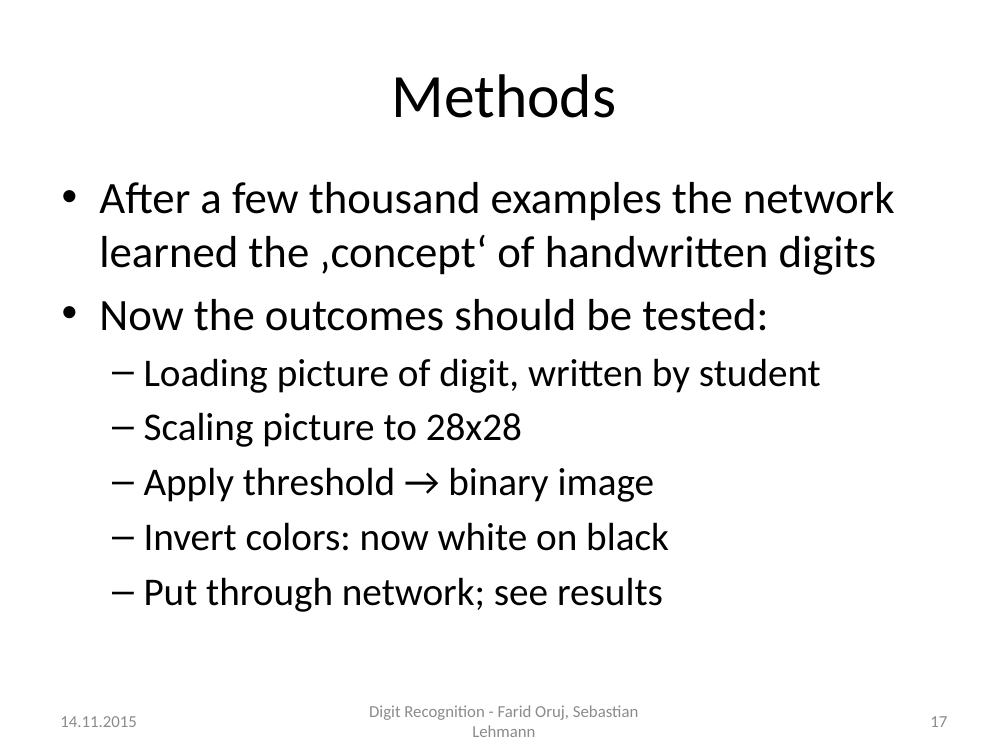
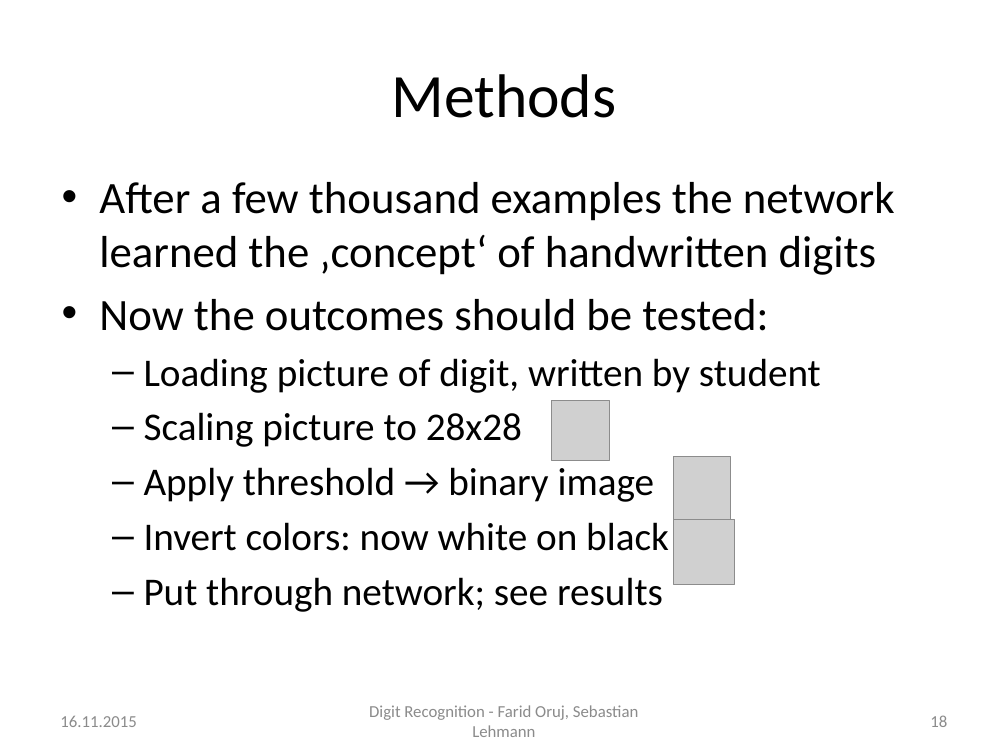
Before and after one commit to SebLeh/digit_recognition, a slide deck: slide 18 of presentation/code-presentation.pptx (slide 17 before the commit). Drawn at 1008x756 pixels with LibreOffice and Linux fonts; fonts in the diff are those of the drawing; grey boxes stand for pictures. Boxes give left, top, right and bottom in pixels: in the first picture for what was removed or moved away, otherwise in the second. Text is boxed around its words. In the diff, an @@ line names an element or a change of style, - is before the commit and + after.

```diff
--- a/presentation/code-presentation.pptx
+++ b/presentation/code-presentation.pptx
@@ picture added at [551, 400, 609, 460] @@
@@ picture added at [674, 457, 732, 519] @@
@@ picture added at [674, 519, 735, 584] @@
@@ text at [60, 716, 136, 727]: text changed @@
-14.11.2015
+16.11.2015
@@ page number at [930, 715, 947, 727]: text changed @@
-17
+18
```
Also in this commit, not shown: 20 other slides changed, 4 slides added, 1 slide removed, 4 other files.
